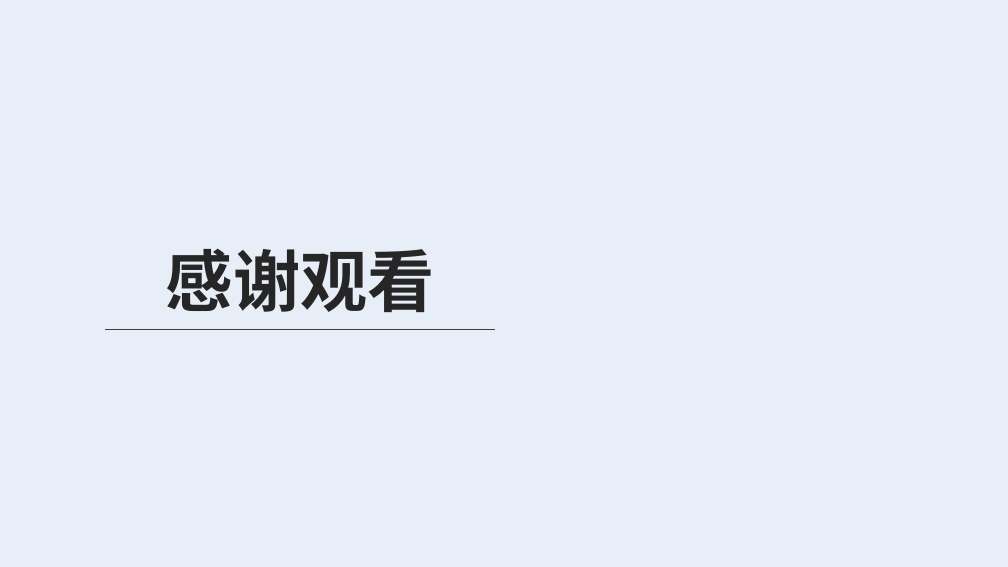
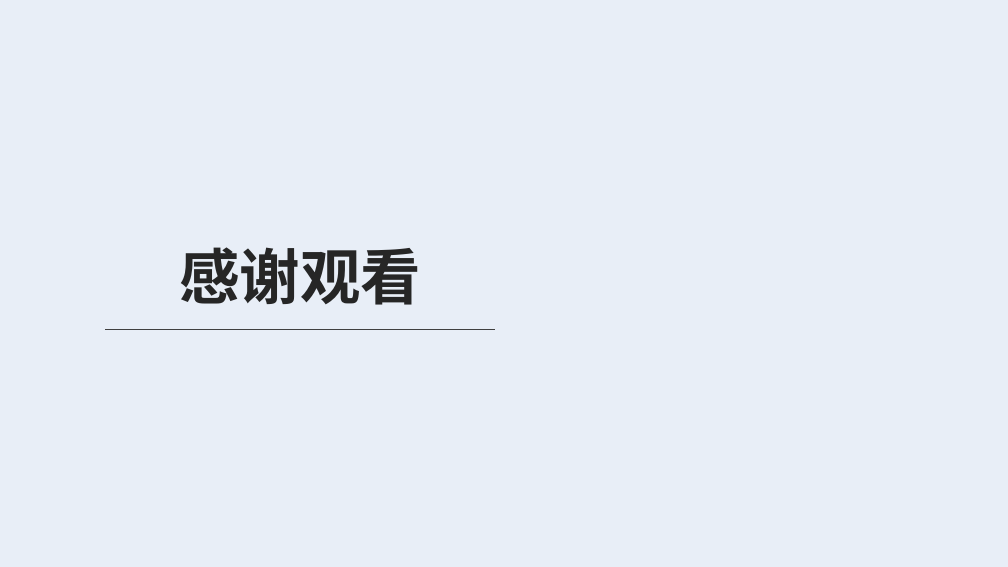
Before and after one commit to jj56313751/weijing-studybook, a slide deck: slide 15 of 算法/排序算法/桶排序/桶排序.pptx (slide 12 before the commit). Drawn at 1008x567 pixels with LibreOffice and Linux fonts; fonts in the diff are those of the drawing; background and template pictures are left out. Boxes give left, top, right and bottom in pixels: in the first picture for what was removed or moved away, otherwise in the second. Text is boxed around its words. In the diff, an @@ line names an element or a change of style, - is before the commit and + after.

```diff
--- a/算法/排序算法/桶排序/桶排序.pptx
+++ b/算法/排序算法/桶排序/桶排序.pptx
@@ title "感谢观看" at (x1=179, y1=247, x2=421, y2=305): size 64 to 57.6 pt @@
```
Also in this commit, not shown: 1 other slide changed, 3 slides added.
